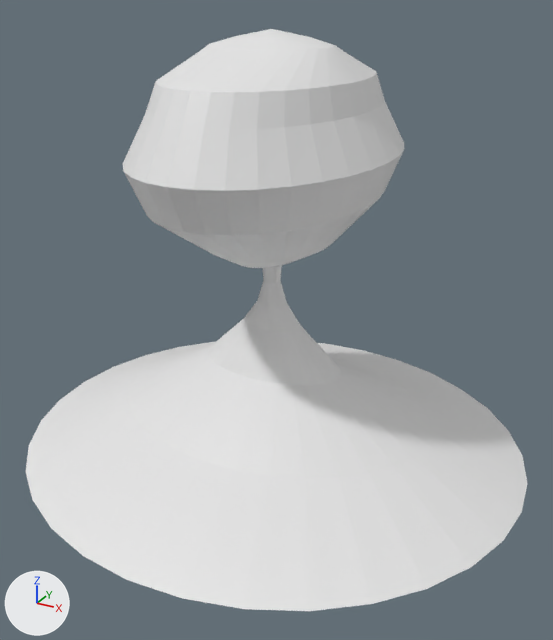
A saved change to the Blender file Nuclear.blend.
Before and after are seen from a camera (50 mm lens) standing at (10.59, -18.97, 11.28) and looking at (0.49, -0.61, 2.09). Every picture has the same lights, and +X, +Y and +Z are marked at lower left. The picture after the commit comes second.

The scene before the commit, as lines of its bpy script (objects in view):
```python
me_cylinder_003 = bpy.data.meshes.new('Cylinder.003')
me_cylinder_003.from_pydata(...)  # 258 vertices, 225 faces; spans x -8.1..8.1, y -7.6..7.6, z -2.5..4.4
me_cylinder_005 = bpy.data.meshes.new('Cylinder.005')
me_cylinder_005.from_pydata(...)  # 320 vertices, 288 faces; spans x -3.5..3.51, y -4.95..4.95, z 3.95..10.18
ob_cylinder = bpy.data.objects.new('Cylinder', me_cylinder_003)
ob_cylinder.location = (0.0, 0.0, 0.0)
ob_cylinder_001 = bpy.data.objects.new('Cylinder.001', me_cylinder_005)
ob_cylinder_001.location = (0.0, 0.0, 0.0)
```
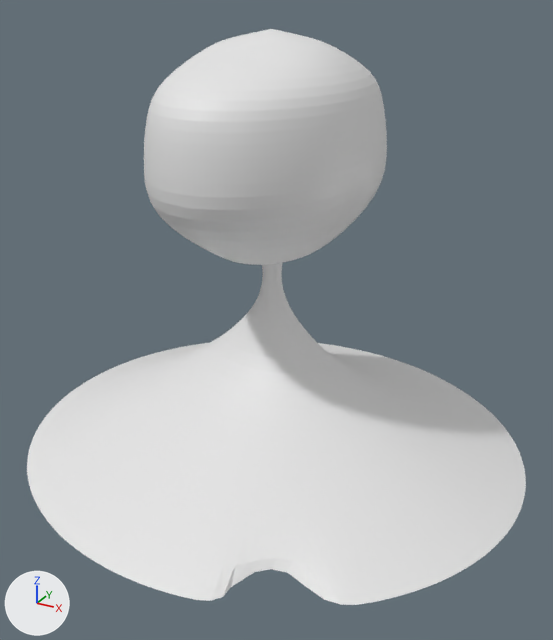
Commit message: nuclear done

Changed parts and their boxes (x1, y1, x2, y2) in the pictures (553 x 640 px; the box of a moved part takes in the faces that stretch with it):
'Cylinder', modifiers changed: before (26, 265, 528, 611); after (27, 262, 526, 605)
'Cylinder.001', reshaped, modifiers changed (14% narrower): before (123, 29, 405, 268); after (144, 29, 387, 265)
part 1 of me_cylinder_005, moved or reshaped: before (368, 100, 405, 205); after (361, 104, 387, 205)
part 2 of me_cylinder_005, moved or reshaped: before (123, 113, 389, 256); after (144, 116, 371, 251)

Edits to the bpy script that builds the scene:
```text
Change me_cylinder_005:
    used by ob_cylinder_001; location = (0.0, 0.0, 0.0)
    remove me_cylinder_005.from_pydata(...)  # 320 vertices, 288 faces; spans x -3.5..3.51, y -4.95..4.95, z 3.95..10.18
    add me_cylinder_005.from_pydata(...)  # 320 vertices, 288 faces; spans x -3.04..3.07, y -4.41..4.4, z 3.95..10.18
    me_cylinder_005 part 1: 17 of the vertices in x -3.5..3.51, y 0.0..4.95, z 6.99 are scaled about their middle by (0.871, 0.889, 1), then moved by (0.01, 0.0, 0.0)
    me_cylinder_005 part 2: 16 of the vertices in x -3.44..3.44, y -4.95..-0.86, z 5.76..6.99 are scaled about their middle by (0.871, 0.889, 1), then moved by (0.01, 0.0, 0.0)
Change ob_cylinder:
    add _m = ob_cylinder.modifiers.new('Subdivision', 'SUBSURF')
    add _m.levels = 2
    add _m.open_advanced_panel = True
Change ob_cylinder_001:
    add _m = ob_cylinder_001.modifiers.new('Subdivision', 'SUBSURF')
    add _m.levels = 2
    add _m.open_advanced_panel = True
```
